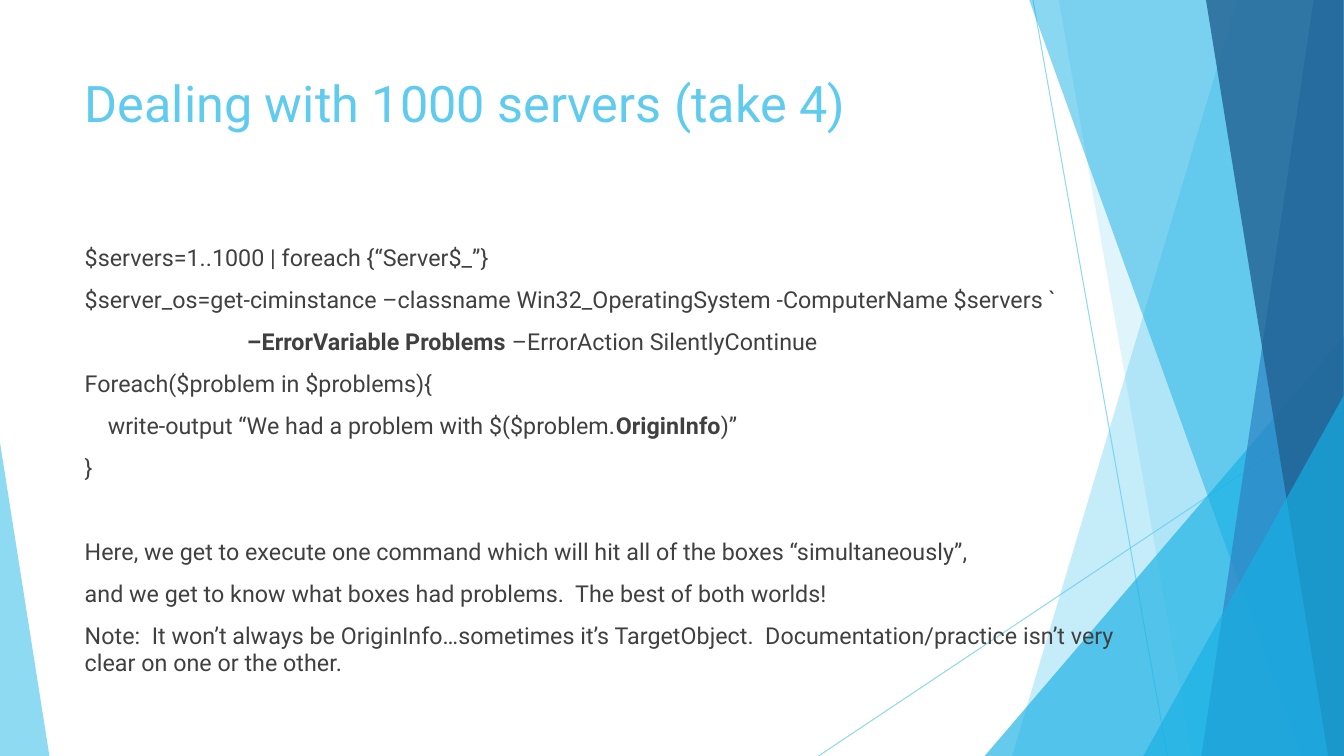
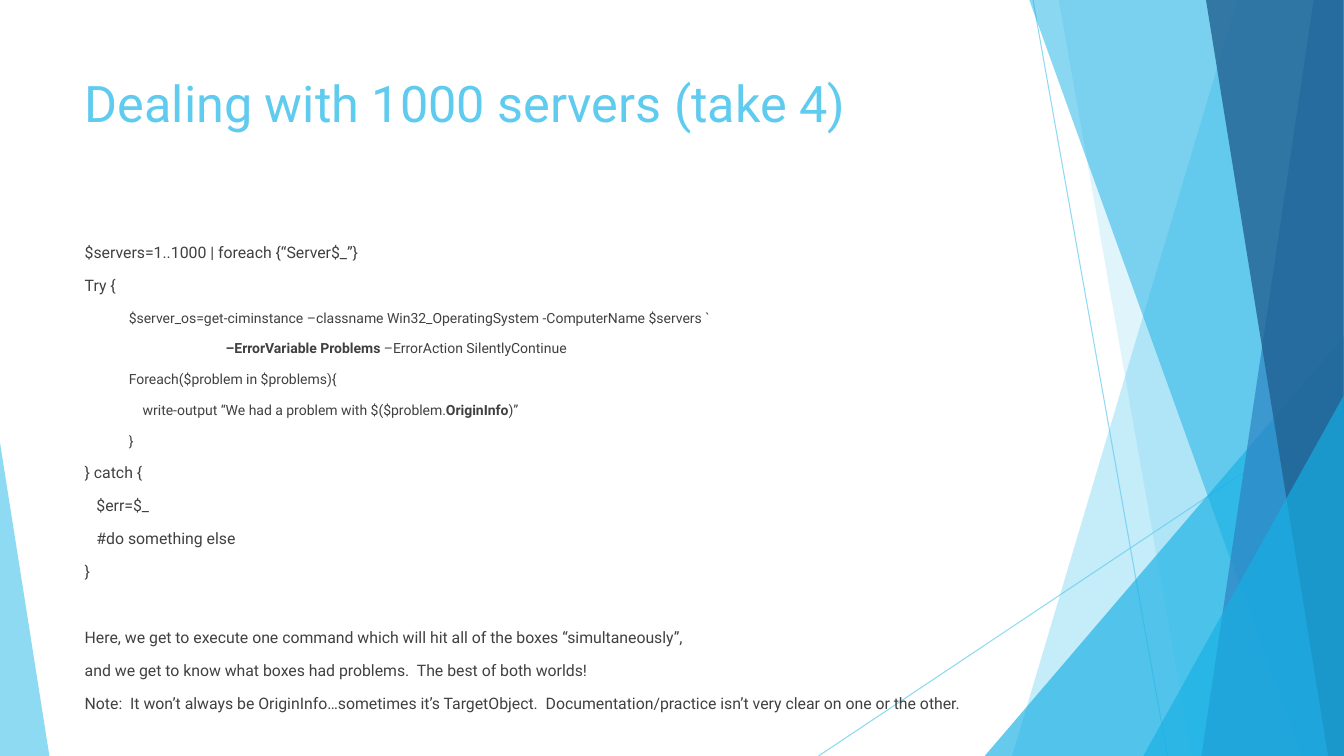
Before and after one commit to MikeShepard/Documents, a slide deck: slide 17 of PowerShell Error Handling.pptx. Drawn at 1344x756 pixels with LibreOffice and Linux fonts; fonts in the diff are those of the drawing. Boxes give left, top, right and bottom in pixels: in the first picture for what was removed or moved away, otherwise in the second. Text is boxed around its words. In the diff, an @@ line names an element or a change of style, - is before the commit and + after.

```diff
--- a/PowerShell Error Handling.pptx
+++ b/PowerShell Error Handling.pptx
@@ text at box(85, 245, 960, 714): size 16.6 to 11.2 pt in "$servers=1..1000 | foreach {“Server$_”}", "Here, we get to execute one command ...", "and we get to know what boxes ...", "Note: It won’t always be OriginInfo…sometimes it’s ..."; size 16.6 to 10 pt in "$server_os=get-ciminstance –classname Win32_OperatingSystem  ...", "–ErrorVariable Problems –ErrorAction SilentlyContinue", "Foreach($problem in $problems){", "write-output “We had a problem with $($problem.OriginInfo)”" and 1 more places; list level 1 to 2 in "$server_os=get-ciminstance –classname Win32_OperatingSystem  ..."; list level 1 to 2 in "–ErrorVariable Problems –ErrorAction SilentlyContinue"; list level 1 to 2 in "Foreach($problem in $problems){"; list level 1 to 2 in "write-output “We had a problem ..."; list level 1 to 2 in "}" @@
@@ text at box(85, 279, 107, 295): paragraph added @@
+Try {
@@ text at box(94, 466, 236, 548): paragraphs added @@
+} catch {
+$err=$_
+#do something else
+}
```
Also in this commit, not shown: 1 other slide changed.
